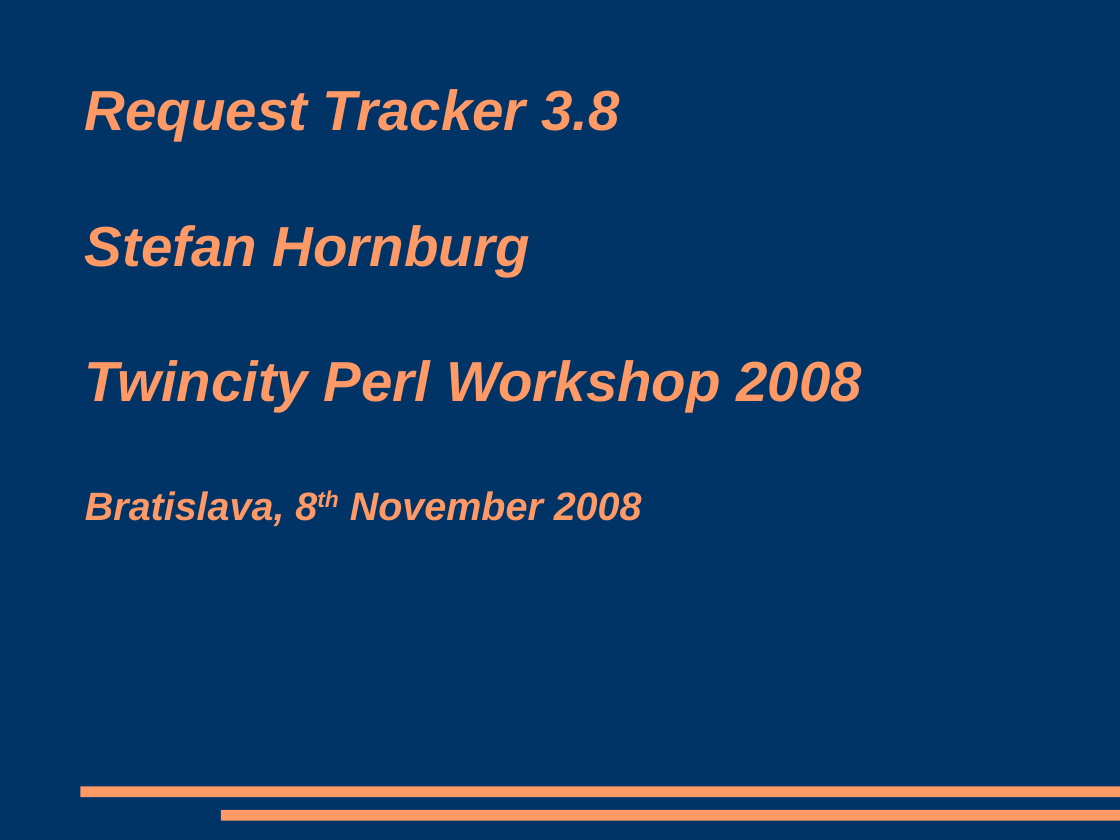
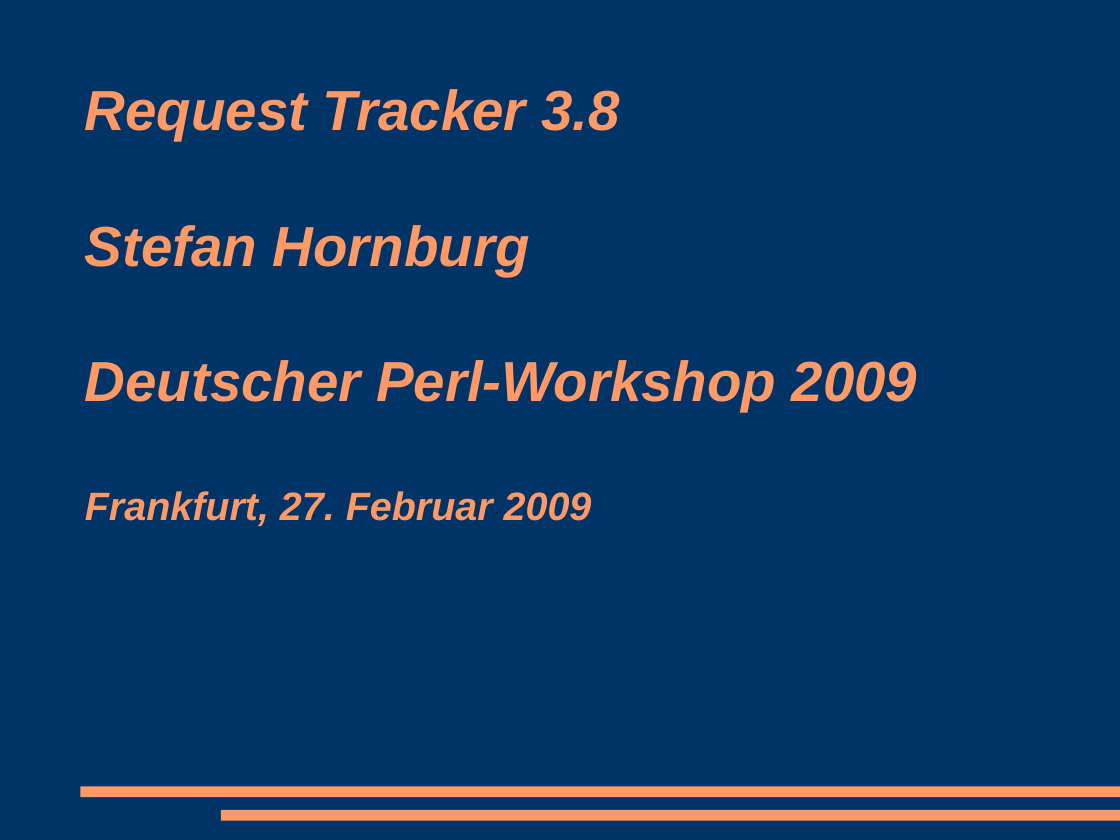
Before and after one commit to racke/Presentations, a slide deck: slide 1 of pws2009/rt38.odp. Drawn at 1120x840 pixels with LibreOffice and Linux fonts; fonts in the diff are those of the drawing. Boxes give left, top, right and bottom in pixels: in the first picture for what was removed or moved away, otherwise in the second. Text is boxed around its words. In the diff, an @@ line names an element or a change of style, - is before the commit and + after.

Commit message:
PWS 2009 talk - w.i.p.

```diff
--- a/pws2009/rt38.odp
+++ b/pws2009/rt38.odp
@@ title at (85,89,918,526): text changed @@
-Request Tracker 3.8
-Stefan Hornburg
-Twincity Perl Workshop 2008
-Bratislava, 8th November 2008
+Request Tracker 3.8
+Stefan Hornburg
+Deutscher Perl-Workshop 2009
+Frankfurt, 27. Februar 2009
```
Also in this commit, not shown: 2 other slides changed, 4 other files.
